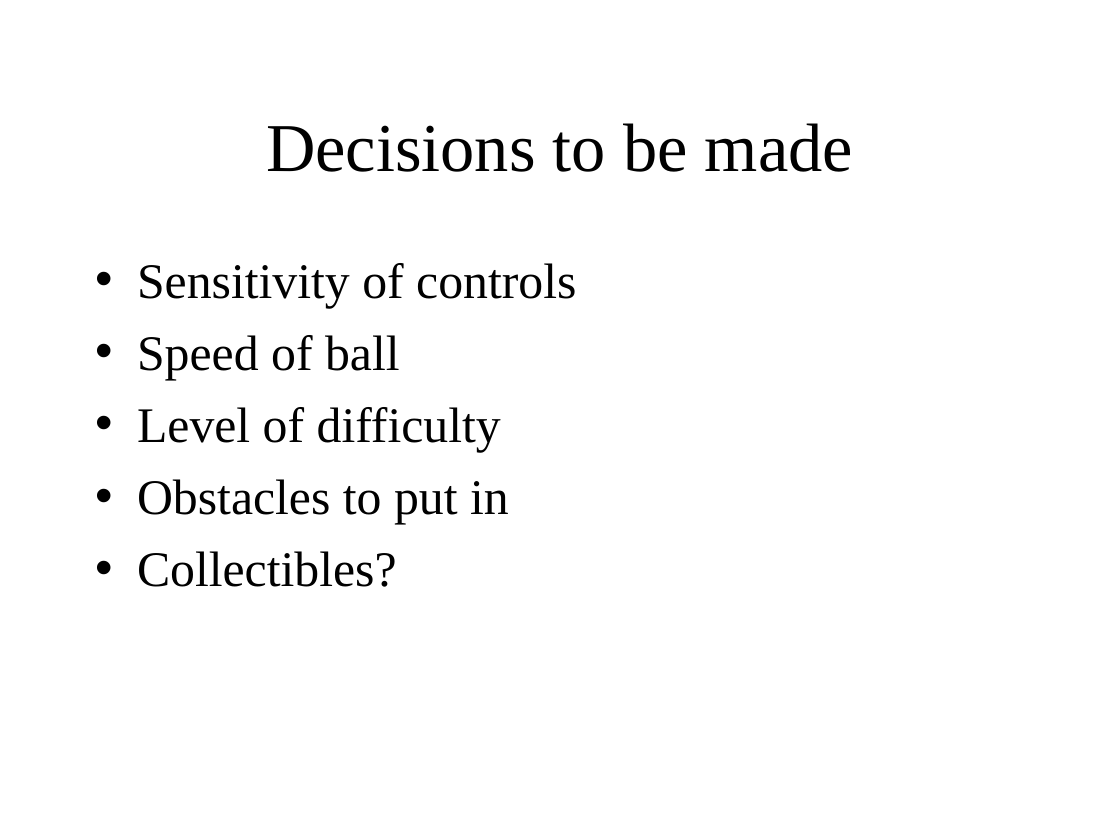
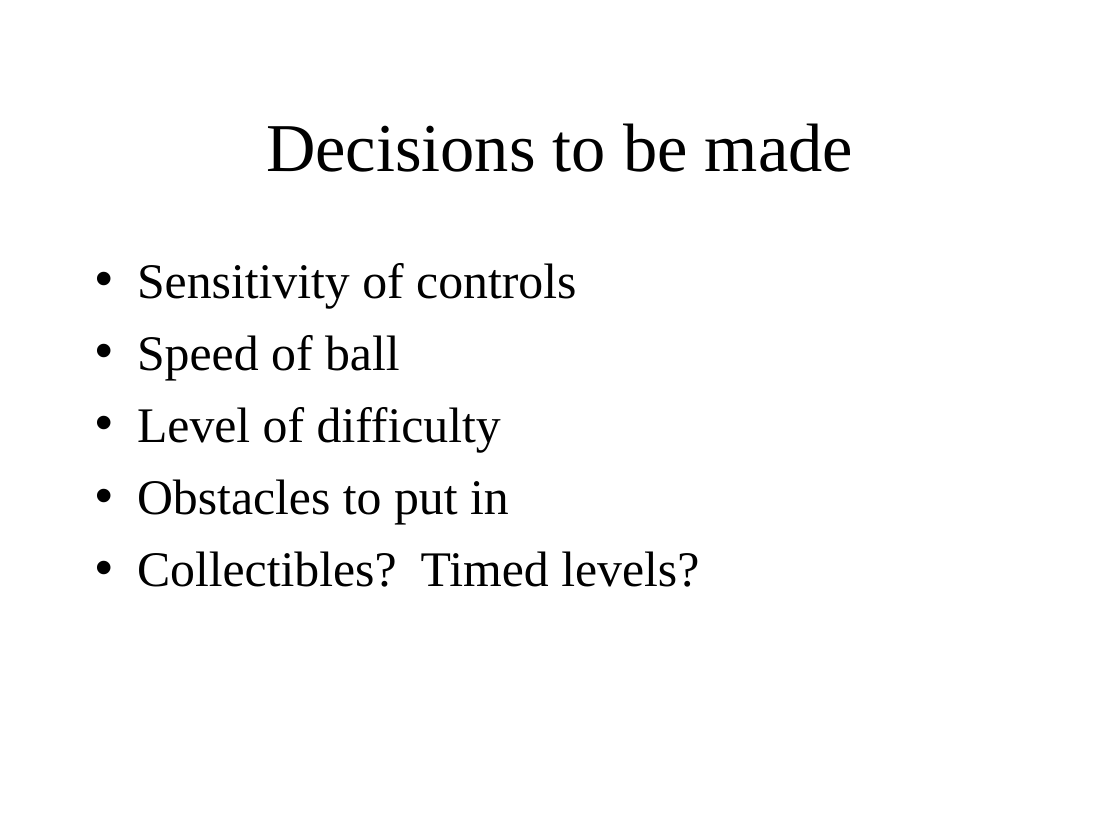
Before and after one commit to rikkiprince/tippycool, a slide deck: slide 4 of Presentation/Presentation.ppt (slide 5 before the commit). Drawn at 1120x840 pixels with LibreOffice and Linux fonts; fonts in the diff are those of the drawing; background and template pictures are left out. Boxes give left, top, right and bottom in pixels: in the first picture for what was removed or moved away, otherwise in the second. Text is boxed around its words. In the diff, an @@ line names an element or a change of style, - is before the commit and + after.

Commit message:
Final version

```diff
--- a/Presentation/Presentation.ppt
+++ b/Presentation/Presentation.ppt
@@ text at (x1=137, y1=551, x2=699, y2=587): text changed @@
-• Collectibles?
+• Collectibles? Timed levels?
```
Also in this commit, not shown: 1 other slide changed.
